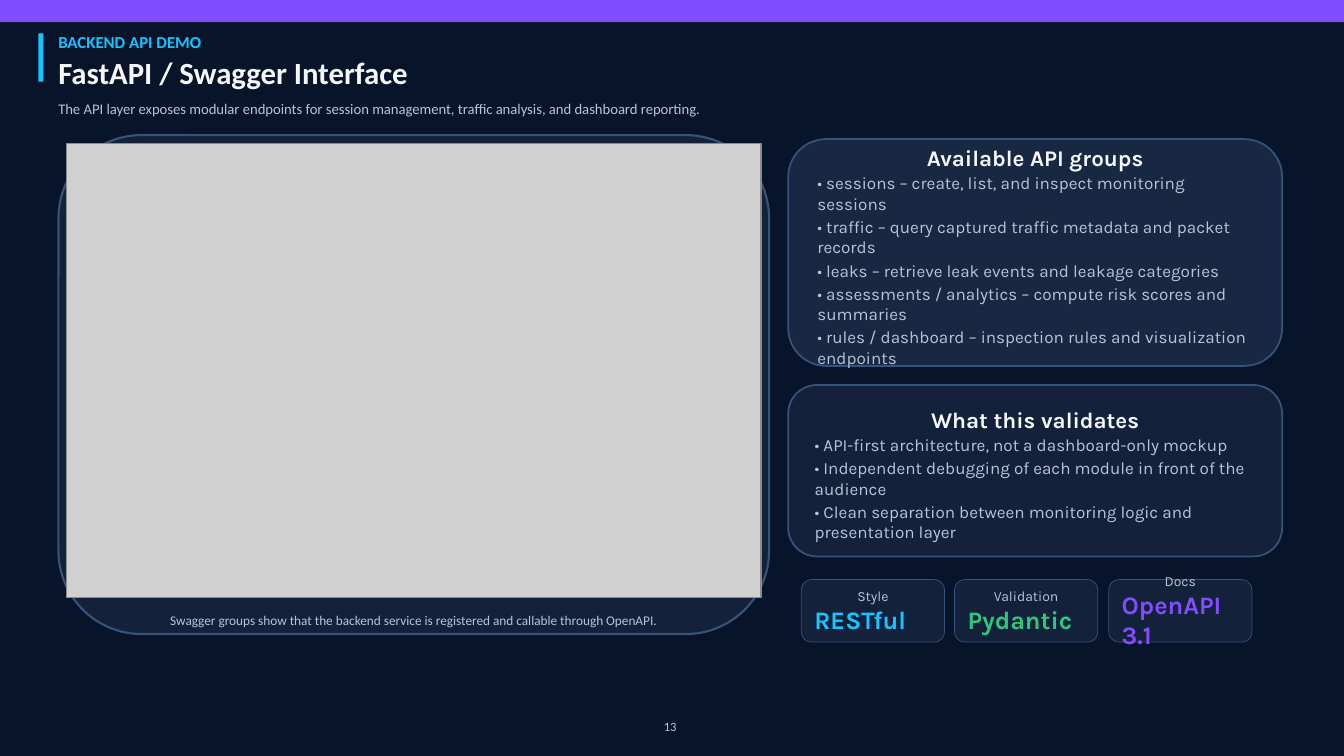
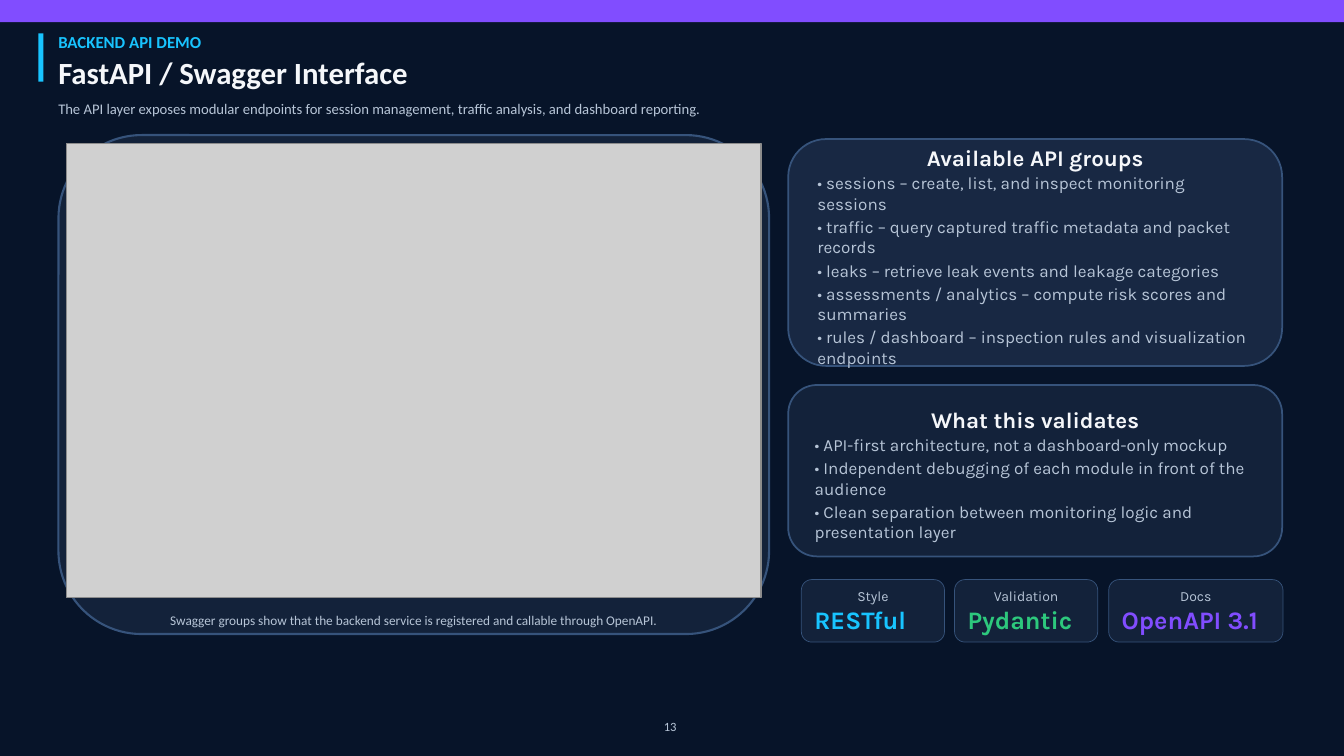
Before and after one commit to compass-rose/wallet-rpc-privacy, a slide deck: slide 14 of docs/Presentation_replaced_charts_v4.pptx (slide 13 before the commit). Drawn at 1344x756 pixels with LibreOffice and Linux fonts; fonts in the diff are those of the drawing; grey boxes stand for pictures. Boxes give left, top, right and bottom in pixels: in the first picture for what was removed or moved away, otherwise in the second. Text is boxed around its words. In the diff, an @@ line names an element or a change of style, - is before the commit and + after.

```diff
--- a/docs/Presentation_replaced_charts_v4.pptx
+++ b/docs/Presentation_replaced_charts_v4.pptx
@@ rounded rectangle "Docs": place and size @@
-rounded rectangle "Docs" at (1109, 580, 1252, 642)
+rounded rectangle "Docs" at (1109, 580, 1284, 642)
```
Also in this commit, not shown: 3 other slides changed, 1 slide added.
